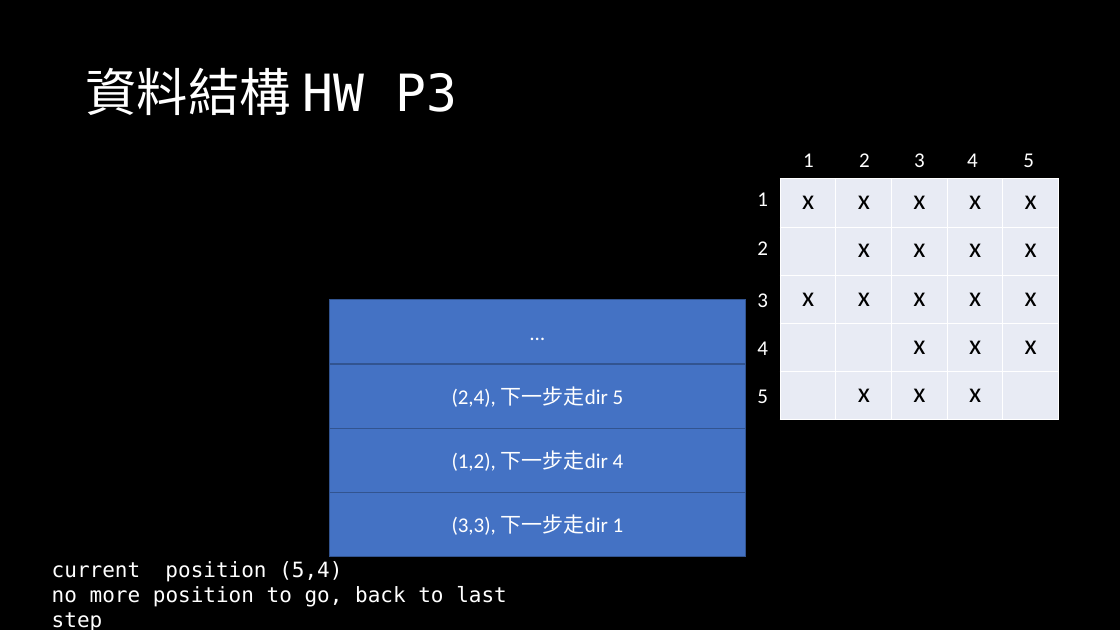
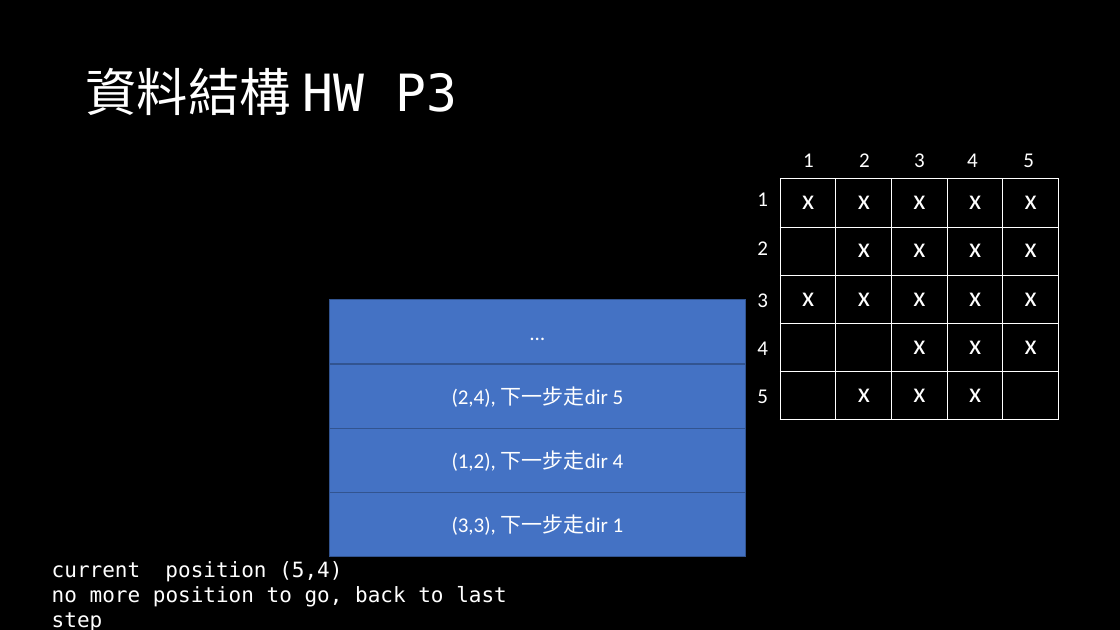
Before and after one commit to OEmiliatanO/those_c_prog_didnt_teach, a slide deck: slide 50 of Ch3/Ch3-data structure.pptx (slide 47 before the commit). Drawn at 1120x630 pixels with LibreOffice and Linux fonts; fonts in the diff are those of the drawing. Boxes give left, top, right and bottom in pixels: in the first picture for what was removed or moved away, otherwise in the second. Text is boxed around its words. In the diff, an @@ line names an element or a change of style, - is before the commit and + after.

```diff
--- a/Ch3/Ch3-data structure.pptx
+++ b/Ch3/Ch3-data structure.pptx
@@ table at (x1=781, y1=179, x2=1058, y2=420) @@
@@ fill #E9EBF5 to none in 20 cells @@
@@ text colour #000000 to #FFFFFF @@
```
Also in this commit, not shown: 8 other slides changed, 3 slides added.
